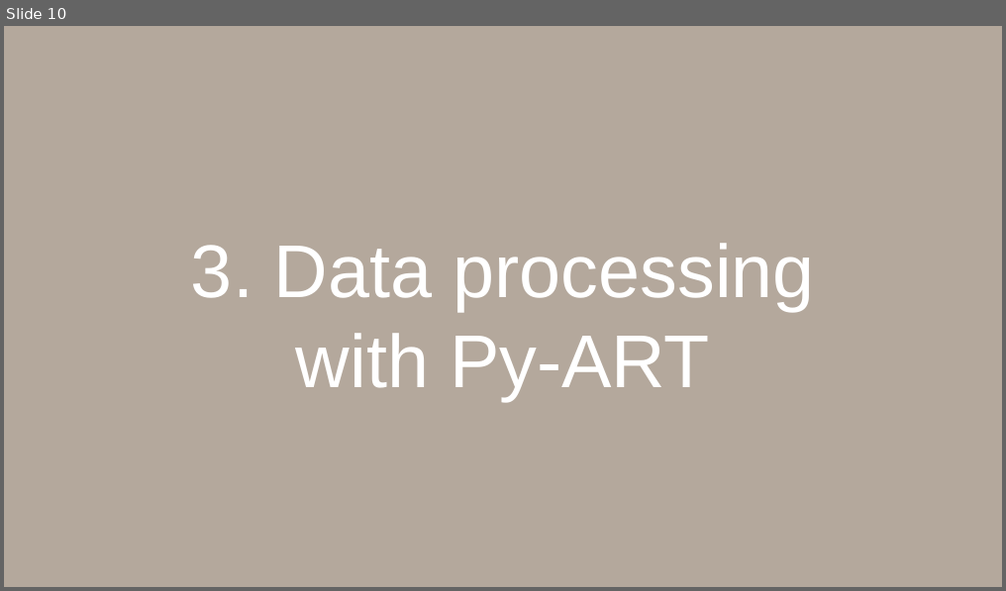
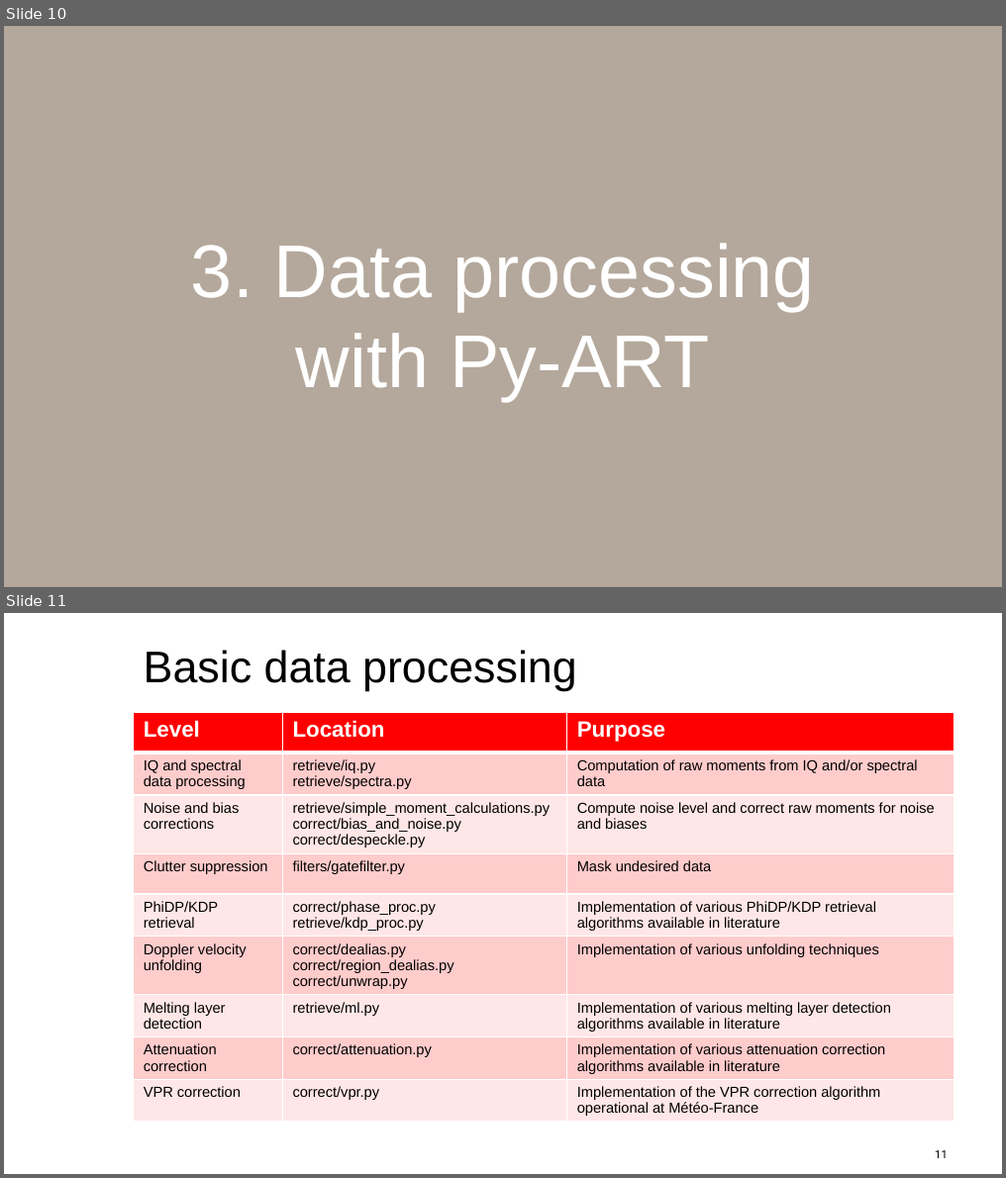
Before and after one commit to openradar/asean2024-pyrad-course, a slide deck: presentations/pptx/02_The_MeteoSwiss_Py-ART.pptx. Shown one above the other, each under a label of ours: slide 10 before the commit, slides 10 and 11 after it. The pictures are 1006x591 and 1006x1178 pixels, drawn with LibreOffice and Linux fonts; fonts in the diff are those of the drawing; background and template pictures are left out. Boxes give left, top, right and bottom in pixels: in the first picture for what was removed or moved away, otherwise in the second. Text is boxed around its words. In the diff, an @@ line names an element or a change of style, - is before the commit and + after.

```diff
--- a/presentations/pptx/02_The_MeteoSwiss_Py-ART.pptx
+++ b/presentations/pptx/02_The_MeteoSwiss_Py-ART.pptx
@@ slide 11 added at <box>4,613,1002,1174</box>, background #FFFFFF @@
@@ title added at <box>144,650,577,691</box>, 32 pt, text #000000 @@
+Basic data processing
@@ table added at <box>134,713,954,1143</box>, 9 rows, 3 columns @@
+Level | Location | Purpose
+IQ and spectral data processing | retrieve/iq.py / retrieve/spectra.py | Computation of raw moments from IQ and/or spectral data
+Noise and bias corrections | retrieve/simple_moment_calculations.py / correct/bias_and_noise.py / correct/despeckle.py | Compute noise level and correct raw moments for noise and biases
+Clutter suppression | filters/gatefilter.py | Mask undesired data
+PhiDP/KDP retrieval | correct/phase_proc.py / retrieve/kdp_proc.py | Implementation of various PhiDP/KDP retrieval algorithms available in literature
+Doppler velocity unfolding | correct/dealias.py / correct/region_dealias.py / correct/unwrap.py | Implementation of various unfolding techniques
+Melting layer detection | retrieve/ml.py | Implementation of various melting layer detection algorithms available in literature
+Attenuation correction | correct/attenuation.py | Implementation of various attenuation correction algorithms available in literature
+VPR correction | correct/vpr.py | Implementation of the VPR correction algorithm operational at Météo-France
@@ rectangle added at <box>127,1118,264,1128</box>, fill #FFFFFF @@
@@ page number added at <box>935,1151,947,1158</box>, 8 pt, text #000000 @@
+11
```
Also in this commit, not shown: 3 slides changed, 2 other slides added.
